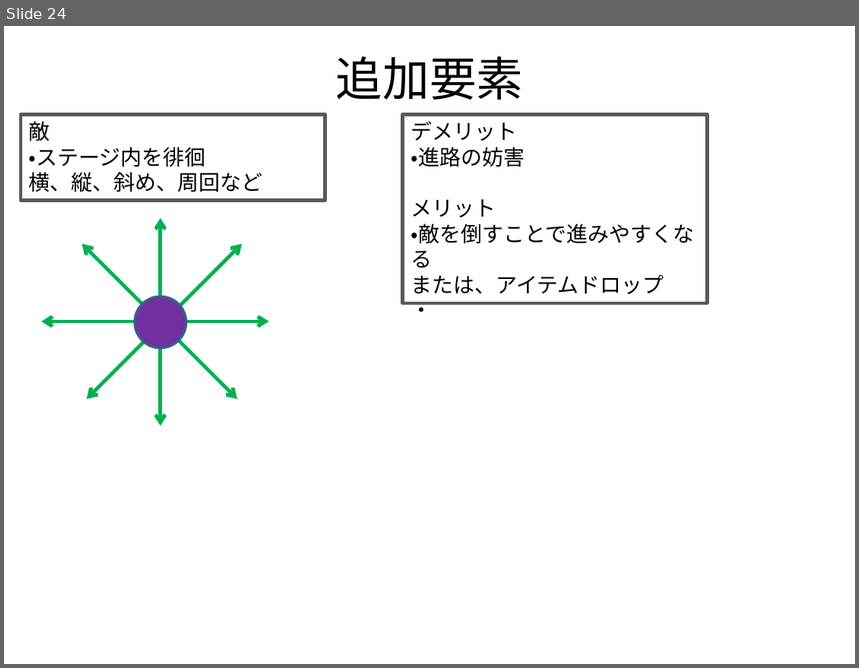
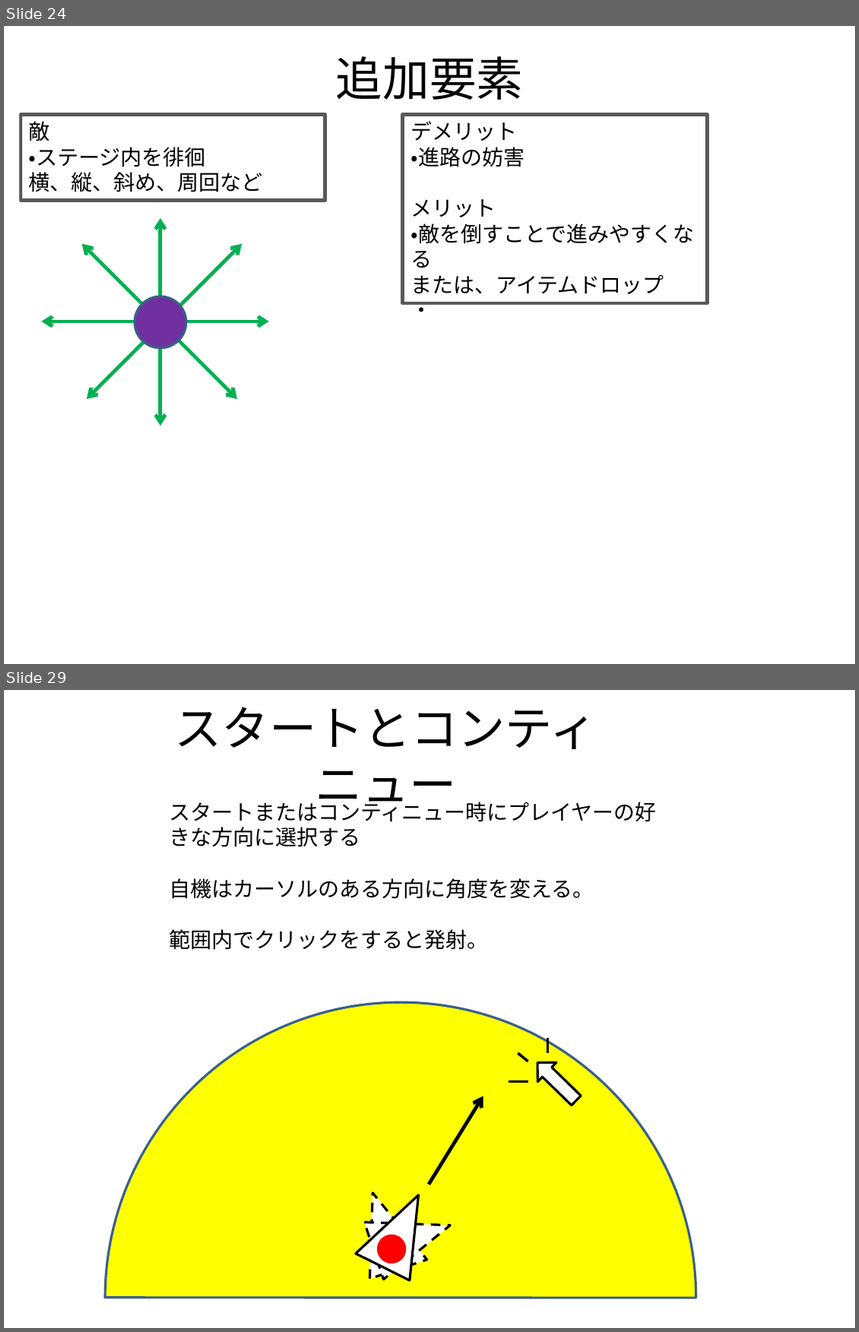
Before and after one commit to xtatrax/oldPrj-SchoolTask_BomberProject-public, a slide deck: Document/GamePlanning.pptx. Shown one above the other, each under a label of ours: slide 24 before the commit, slides 24 and 29 after it; the slides between them are not shown. The pictures are 859x668 and 859x1332 pixels, drawn with LibreOffice and Linux fonts; fonts in the diff are those of the drawing. Boxes give left, top, right and bottom in pixels: in the first picture for what was removed or moved away, otherwise in the second. Text is boxed around its words. In the diff, an @@ line names an element or a change of style, - is before the commit and + after.

```diff
--- a/Document/GamePlanning.pptx
+++ b/Document/GamePlanning.pptx
@@ slide 29 added at (x1=4, y1=690, x2=855, y2=1328), background #FFFFFF @@
@@ text added at (x1=175, y1=707, x2=598, y2=814), 40 pt, text #000000 @@
+スタートとコンティニュー
@@ text added at (x1=169, y1=799, x2=656, y2=950), 18 pt, text #000000 @@
+スタートまたはコンティニュー時にプレイヤーの好きな方向に選択する
+自機はカーソルのある方向に角度を変える。
+範囲内でクリックをすると発射。
@@ pie slice (boxed as its full ellipse) added at (x1=105, y1=1002, x2=696, y2=1328), fill #FFFF00, outline #3A5F8C 2 pt @@
@@ line added from (518, 1053) to (528, 1061), #000000 2.25 pt @@
@@ right arrow added at (x1=528, y1=1053, x2=586, y2=1110), fill #FFFFFF, outline #000000 2 pt @@
@@ line added from (548, 1038) to (548, 1053), #000000 2.25 pt @@
@@ arrow added from (429, 1185) to (484, 1096), #000000 3 pt @@
@@ line added from (509, 1081) to (528, 1081), #000000 2.25 pt @@
@@ group added at (x1=344, y1=1182, x2=460, y2=1281): 3 triangles, 2 ellipses @@
```
Also in this commit, not shown: 3 slides changed, 2 other slides added.
